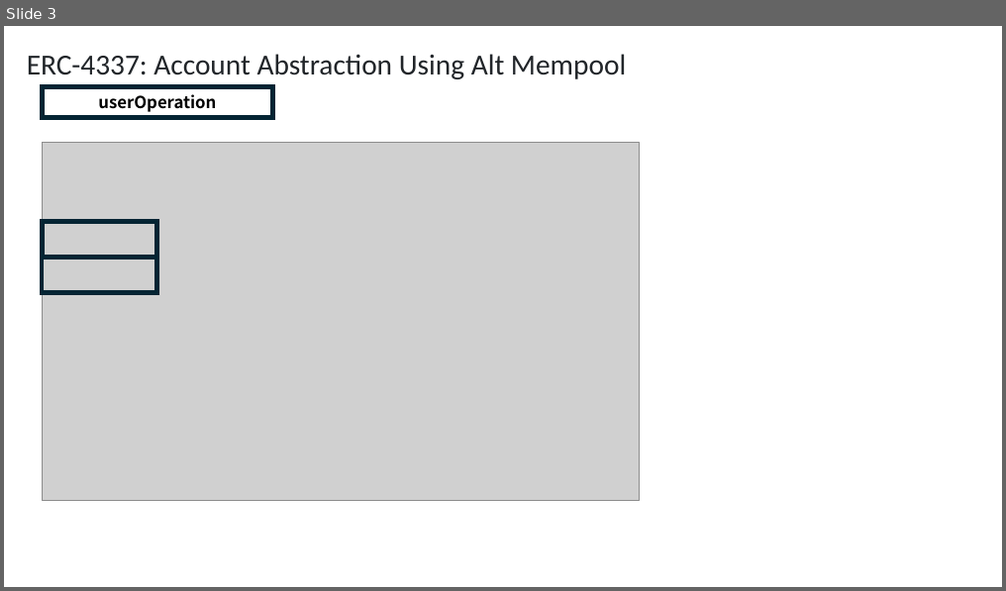
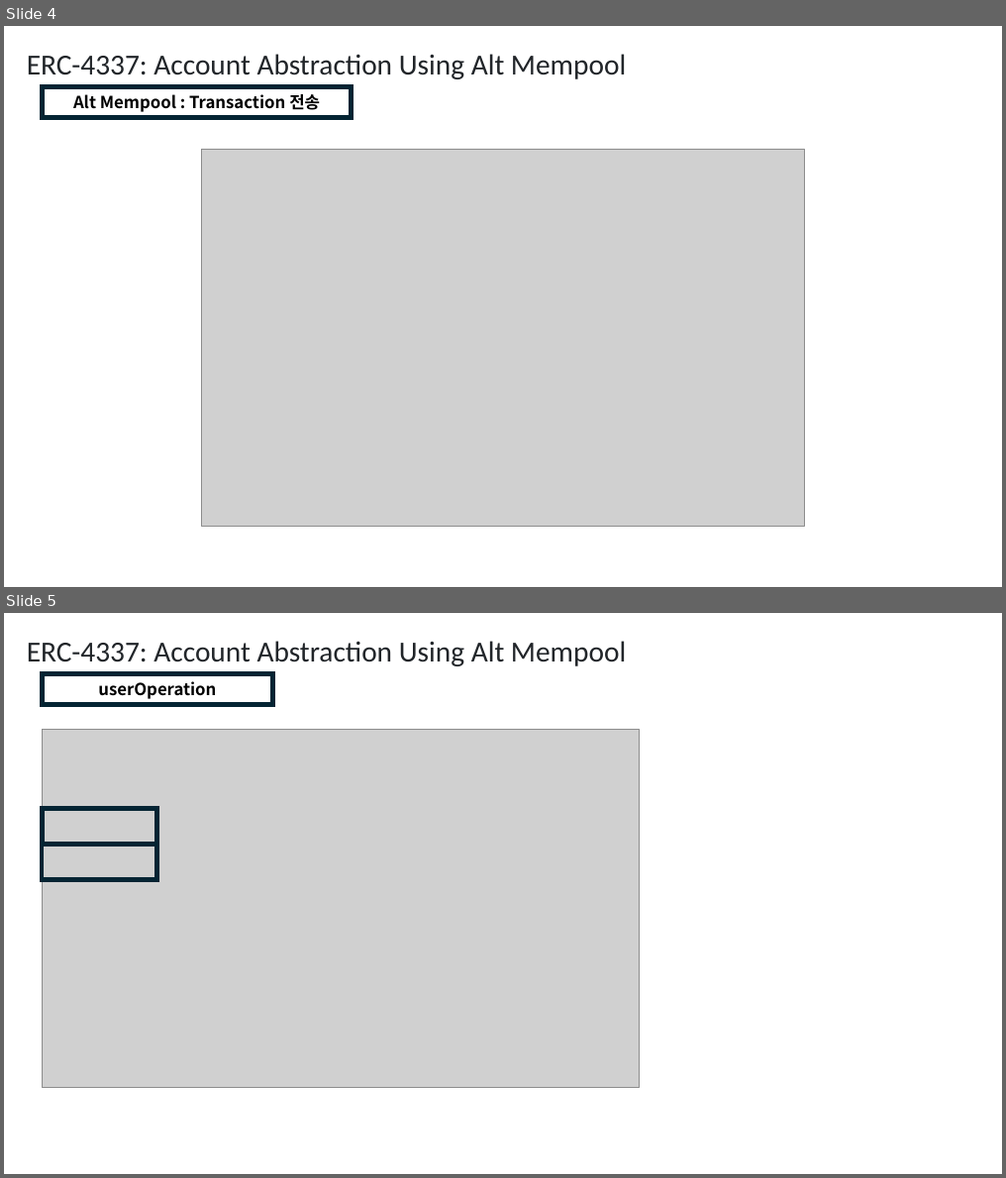
Before and after one commit to yyyljy/erc4337_alchemybundler, a slide deck: ERC4337.pptx. Shown one above the other, each under a label of ours: slide 3 before the commit, slides 4 and 5 after it. The pictures are 1006x591 and 1006x1178 pixels, drawn with LibreOffice and Linux fonts; fonts in the diff are those of the drawing; grey boxes stand for pictures. Boxes give left, top, right and bottom in pixels: in the first picture for what was removed or moved away, otherwise in the second. Text is boxed around its words. In the diff, an @@ line names an element or a change of style, - is before the commit and + after.

```diff
--- a/ERC4337.pptx
+++ b/ERC4337.pptx
@@ slide 4 added at [4, 26, 1002, 587], background #FFFFFF @@
@@ text added at [27, 54, 626, 79], 28 pt, text #212529 @@
+ERC-4337: Account Abstraction Using Alt Mempool
@@ rectangle added at [43, 87, 351, 117], outline #042433 4.5 pt, 16 pt, text #000000, bold @@
+Alt Mempool : Transaction 전송
@@ picture added at [202, 149, 804, 526] @@
@@ what was slide 3 is now slide 5 @@
```
Also in this commit, not shown: 5 slides changed, 9 other slides added, 4 other files.
